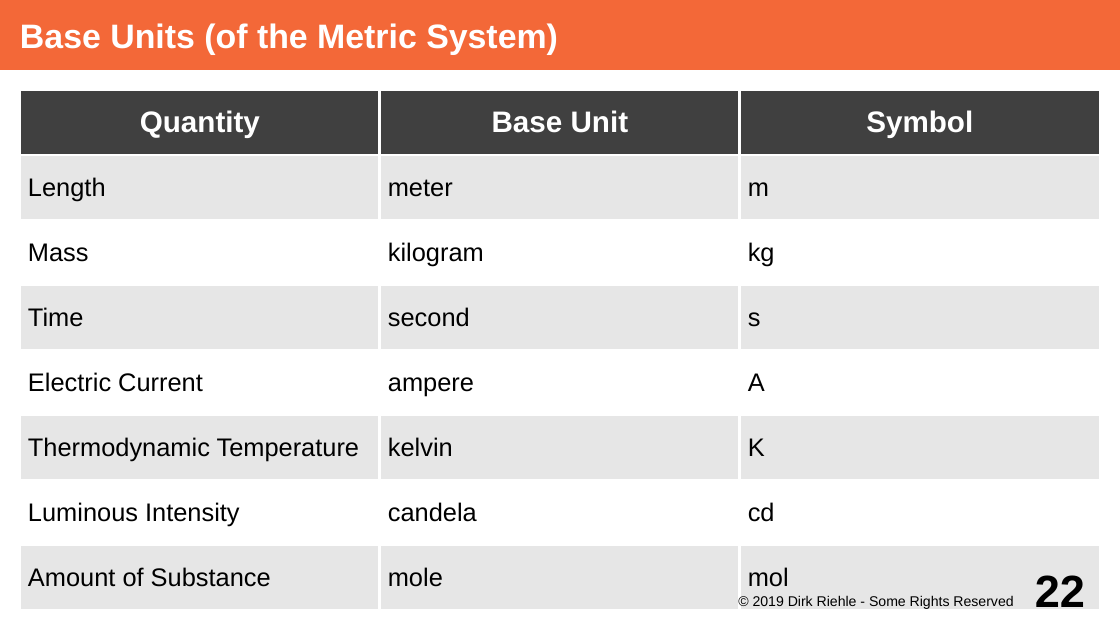
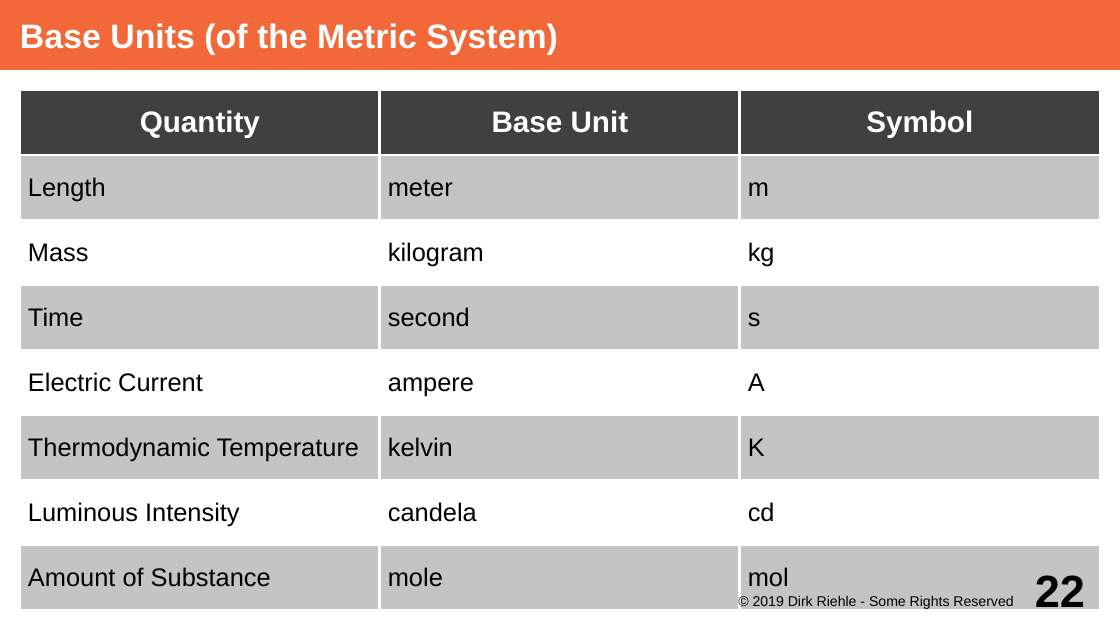
Before and after one commit to dirkriehle/adap-course, a slide deck: slide 22 of Lecture Slides/ADAP C07 - Value Objects.odp. Drawn at 1120x630 pixels with LibreOffice and Linux fonts; fonts in the diff are those of the drawing. Boxes give left, top, right and bottom in pixels: in the first picture for what was removed or moved away, otherwise in the second. Text is boxed around its words. In the diff, an @@ line names an element or a change of style, - is before the commit and + after.

```diff
--- a/Lecture Slides/ADAP C07 - Value Objects.odp
+++ b/Lecture Slides/ADAP C07 - Value Objects.odp
@@ table at (x1=20, y1=90, x2=1101, y2=611) @@
@@ fill #E6E6E6 to #C4C4C4 in 12 cells @@
@@ borders changed @@
```
Also in this commit, not shown: 3 other files.
